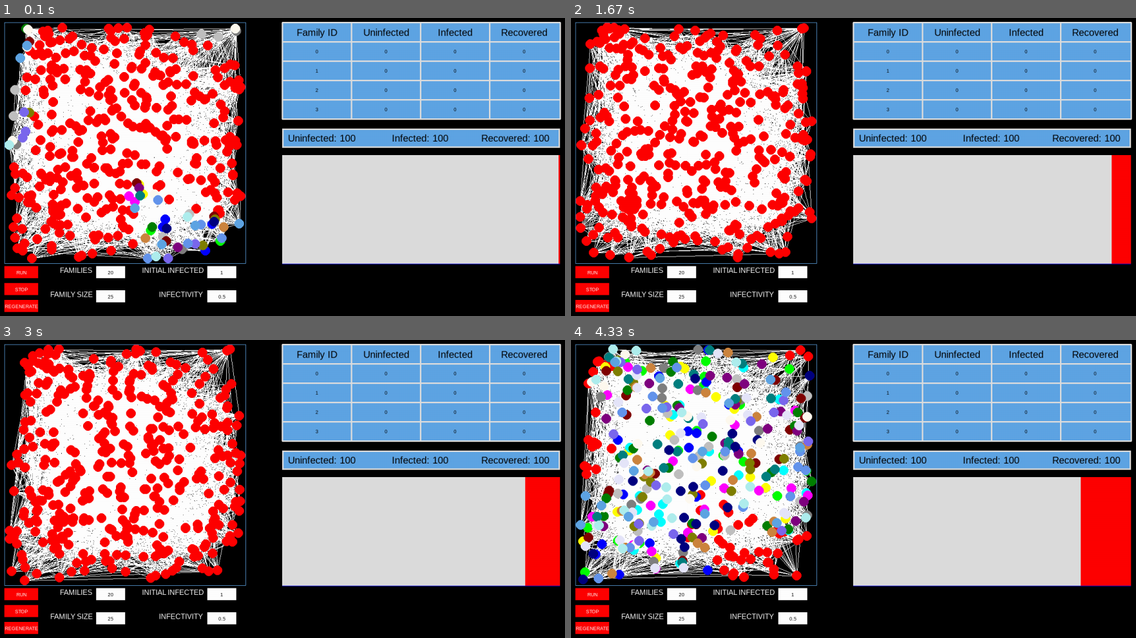
Above: before the commit, frames 1-4 (two rows, left to right).
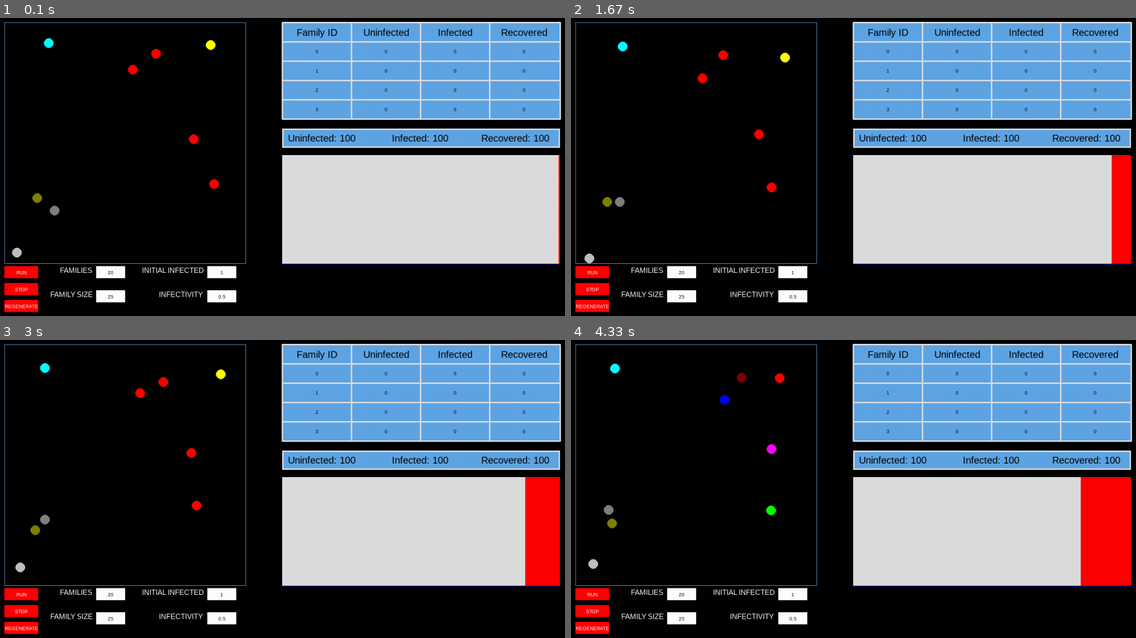
Above: after the commit, the same moments.

Repository: linyirun/EpidemicSimulator
Game: pygame game, started from main.py
The game is run twice, just before and just after one commit, with the same random seed, the same clock (stepped at 60 frames per second) and the same inputs.
Inputs (mouse positions are in pixels of both pictures, inside the frame that each line leads up to):
- Up to frame 1 (0.1 s): no input
- Up to frame 2 (1.67 s): click "RUN" at 0.4 s; click (859, 184) at 0.73 s; click "1" at 1.07 s; click (1062, 274) at 1.4 s
- Up to frame 3 (3 s): click "25" at 2.23 s; click (265, 435) at 2.57 s
- Up to frame 4 (4.33 s): click "20" at 3.4 s; click (1034, 480) at 3.73 s

The runs differ from the first frame. In frame 1, 30% of the frame differs, in the area x 0-44%, y 1-83%; in frame 2, 29%; in frame 3, 29%; in frame 4, 29%.

Commit message:
made changes
i have no idea what the changes are

Diff:
--- a/main.py
+++ b/main.py
@@ -414,12 +414,12 @@
 
     # for testing purposes
     temp_population = 600
-    num_families = 20
+    num_families = 9
     # TODO: Implement this using the what the user inputs
     stacked_graph = StackedAreaGraph(temp_population)
     stats_table = StatsTable(num_families)
 
-    simulation = sim(num_families, 20, 5, 100, 3)
+    simulation = sim(num_families, 1, 5, 100, 3)
     simulation.frame()
     main_graph = simulation.simu_graph
 
